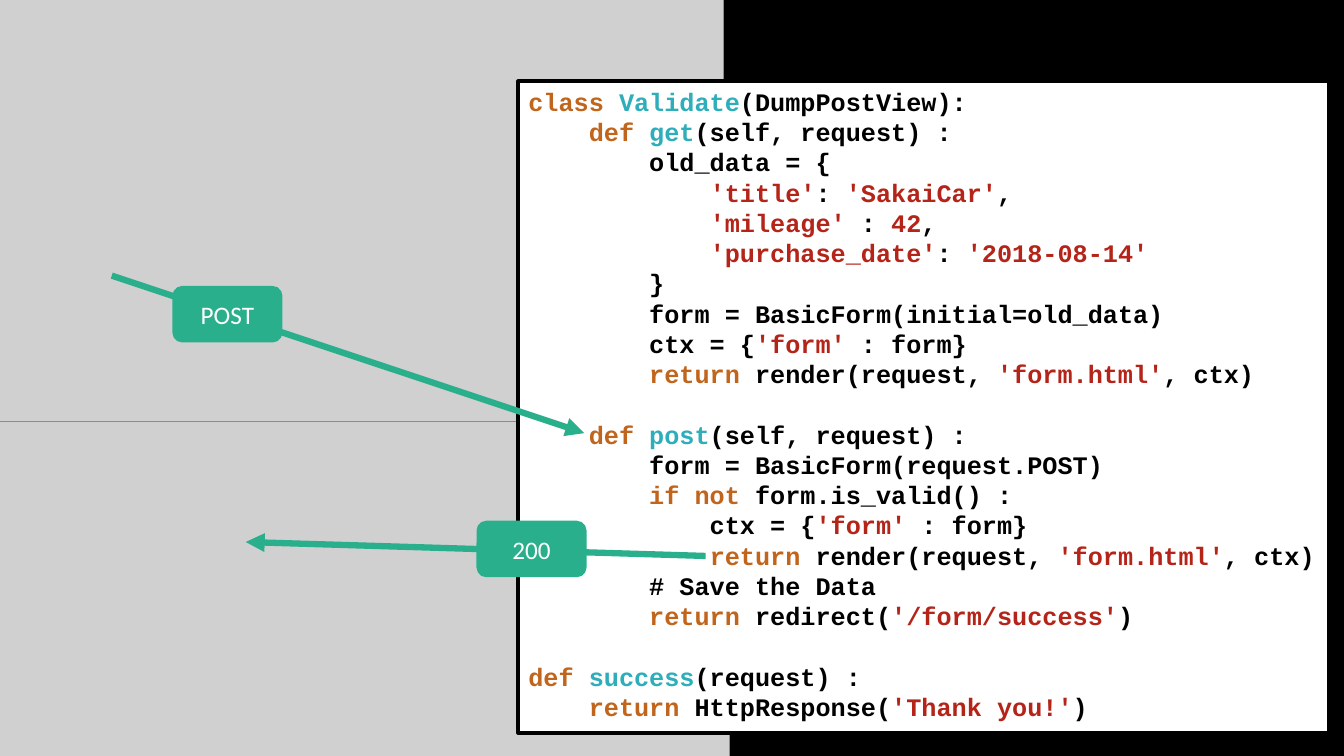
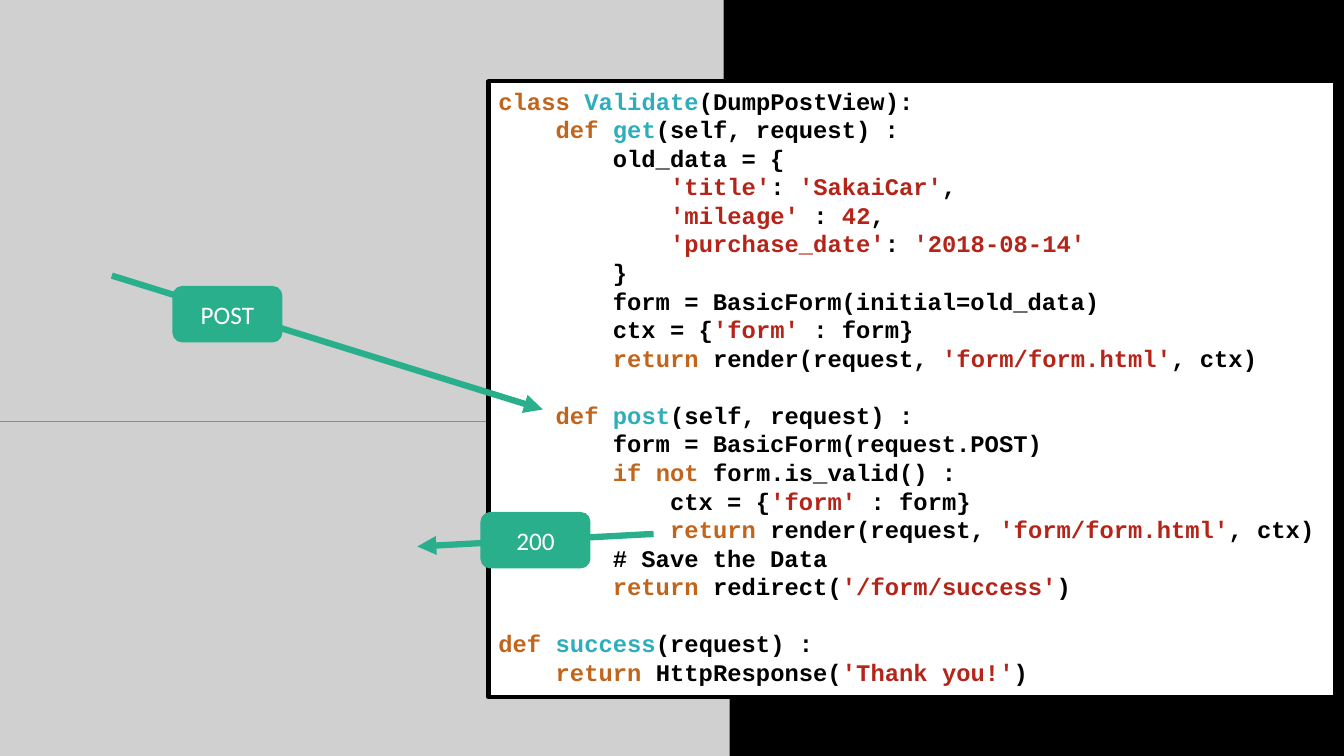
Before and after one commit to csev/dj4e, a slide deck: slide 27 of lectures/DJ-09-Forms.pptx (slide 26 before the commit). Drawn at 1344x756 pixels with LibreOffice and Linux fonts; fonts in the diff are those of the drawing; grey boxes stand for pictures. Boxes give left, top, right and bottom in pixels: in the first picture for what was removed or moved away, otherwise in the second. Text is boxed around its words. In the diff, an @@ line names an element or a change of style, - is before the commit and + after.

```diff
--- a/lectures/DJ-09-Forms.pptx
+++ b/lectures/DJ-09-Forms.pptx
@@ rectangle "class Validate(DumpPostView):" resized from (x1=518, y1=82, x2=1329, y2=733) to (x1=489, y1=82, x2=1336, y2=698) @@
@@ text in rectangle at (x1=498, y1=92, x2=1099, y2=686): size 18 to 17 pt in "class Validate(DumpPostView):", "def get(self, request) :", "old_data = {", "'title': 'SakaiCar'," and 13 more places @@
@@ arrow moved from (112, 275) - (585, 434) to (112, 275) - (543, 409) @@
@@ text in rectangle at (x1=613, y1=349, x2=1257, y2=372): text changed; size 18 to 17 pt @@
-return render(request, 'form.html', ctx)
+return render(request, 'form/form.html', ctx)
@@ arrow moved from (706, 557) - (246, 542) to (653, 534) - (417, 546) @@
@@ rounded rectangle "200" moved from (x1=477, y1=521, x2=586, y2=577) to (x1=481, y1=513, x2=590, y2=569) @@
@@ text in rectangle at (x1=670, y1=521, x2=1314, y2=543): text changed; size 18 to 17 pt @@
-return render(request, 'form.html', ctx)
+return render(request, 'form/form.html', ctx)
```
Also in this commit, not shown: 13 other slides changed, 2 slides added, 7 other files.
